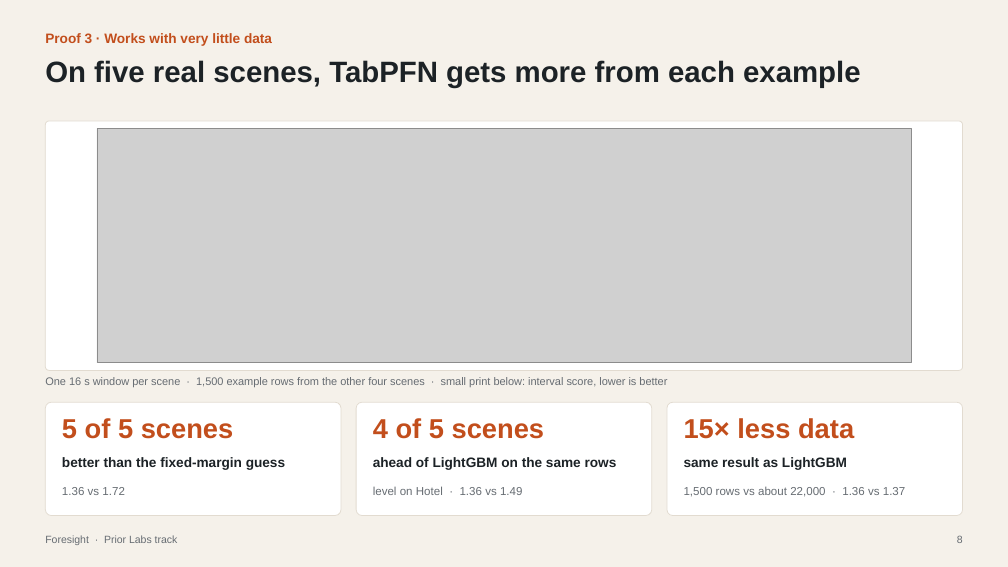
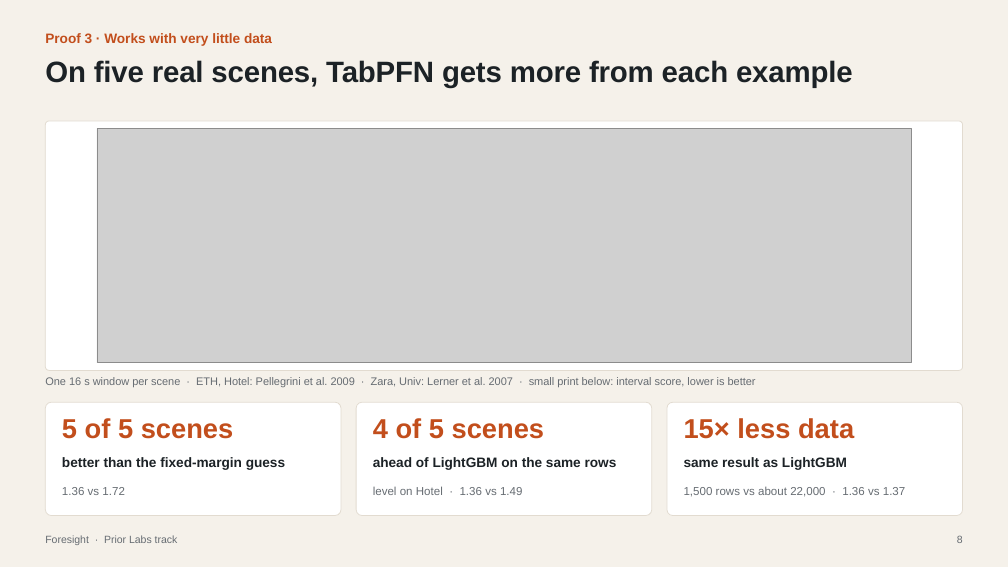
Before and after one commit to shiinalight/Foresight, a slide deck: slide 8 of deck/Foresight_finalist_static.pptx. Drawn at 1008x567 pixels with LibreOffice and Linux fonts; fonts in the diff are those of the drawing; grey boxes stand for pictures. Boxes give left, top, right and bottom in pixels: in the first picture for what was removed or moved away, otherwise in the second. Text is boxed around its words. In the diff, an @@ line names an element or a change of style, - is before the commit and + after.

```diff
--- a/deck/Foresight_finalist_static.pptx
+++ b/deck/Foresight_finalist_static.pptx
@@ text "On five real scenes, TabPFN ..." at bbox=[45, 60, 853, 88]: letter spacing 0 to -0.1 pt @@
@@ text at bbox=[45, 377, 756, 387]: text changed @@
-One 16 s window per scene · 1,500 example rows from the other four scenes · small print below: interval score, lower is better
+One 16 s window per scene · ETH, Hotel: Pellegrini et al. 2009 · Zara, Univ: Lerner et al. 2007 · small print below: interval score, lower is better
```
Also in this commit, not shown: 21 other slides changed, 1 slide added, 15 other files.
